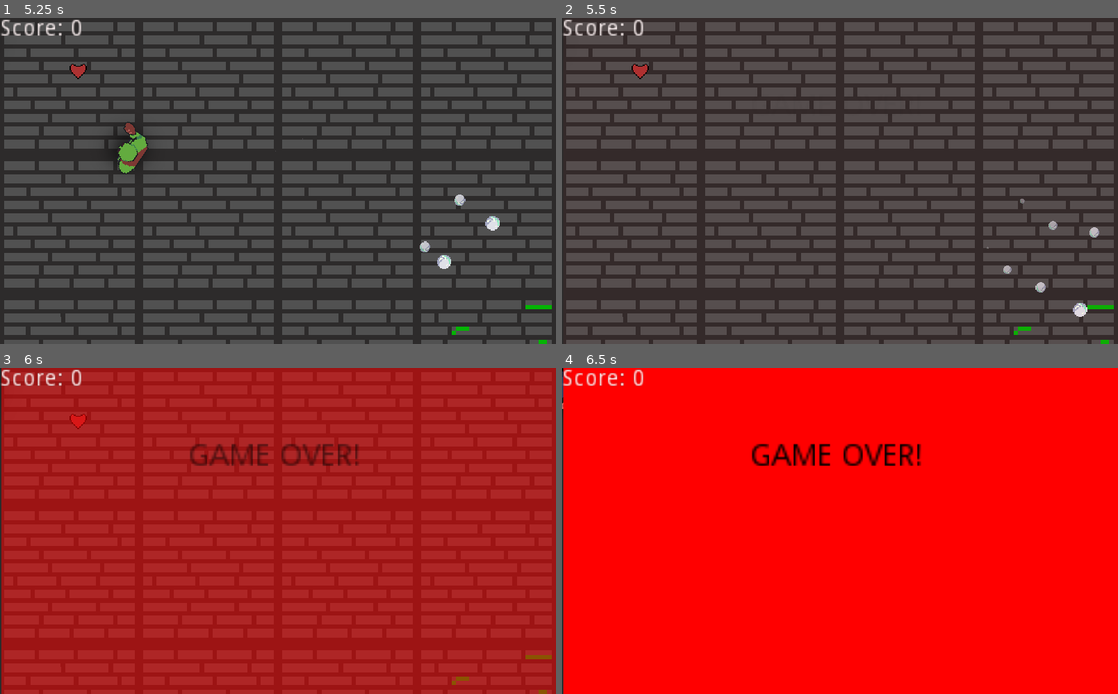
Above: before the commit, frames 1-4 (two rows, left to right).
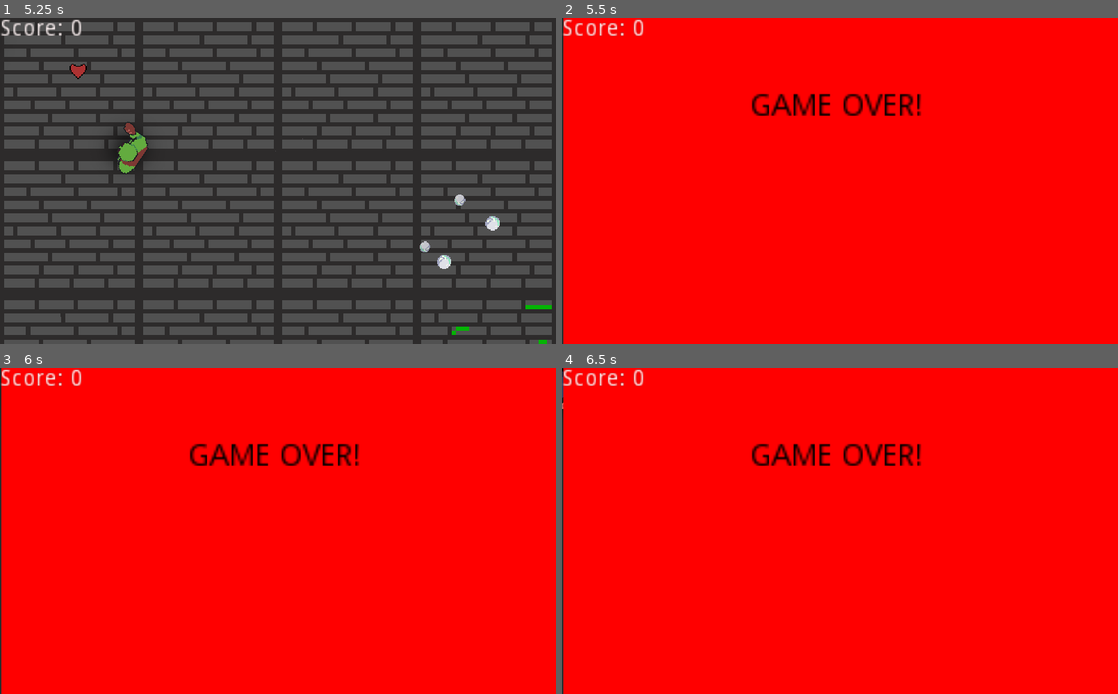
Above: after the commit, the same moments.

Repository: SuperBrainBro/SecondThoughts
Game: Godot game, scene res://Main/Main.tscn
The game is run twice, just before and just after one commit, with the same random seed, the same clock (stepped at 60 frames per second) and the same inputs. The engine's default icon, where the game draws it, is replaced by a stand-in: a white triangle on a blue panel in a dark square.
Inputs (mouse positions are in pixels of both pictures, inside the frame that each line leads up to):
- Up to frame 1 (5.25 s): move the mouse to (250, 246) at 0.52 s; hold W (move_up) 0.53-2.03 s; click (250, 246) at 0.6 s; move the mouse to (444, 229) at 1.27 s; tap Tab (change_player) at 1.35, 2.85, 4.35 s; tap Enter at 2 s; move the mouse to (111, 132) at 2.02 s; hold A (move_left) 2.03-3.53 s; click (111, 132) at 2.1 s; tap Space at 2.75 s; move the mouse to (305, 181) at 2.77 s; move the mouse to (194, 99) at 3.52 s; hold S (move_down) 3.53-4.28 s; click (194, 99) at 3.6 s; move the mouse to (400, 164) at 4.27 s; hold D (move_right) 4.28-5.03 s; move the mouse to (166, 197) at 5.02 s; hold W (move_up) from 5.03 s (still down); click (166, 197) at 5.1 s
- Up to frame 2 (5.5 s): keep holding W (move_up)
- Up to frame 3 (6 s): move the mouse to (333, 459) at 5.77 s; release W (move_up) at 5.78 s; hold D (move_right) from 5.78 s (still down); tap Tab (change_player) at 5.85 s
- Up to frame 4 (6.5 s): keep holding D (move_right)

Frame 1 is identical in both runs. In frame 2, 100% of the frame differs, in the area x 0-100%, y 0-100%; in frame 3, 99%; in frame 4, nothing differs.
Error in both runs: Trying to assign value of type 'Node2D' to a variable of type 'Camera2D'. (res://Main/Main.gd:9)

Commit message:
Removed Game Over Animation
wont work with new code

Diff:
--- a/WGJ136/Enemy/Enemy.gd
+++ b/WGJ136/Enemy/Enemy.gd
@@ -10,6 +10,7 @@
 export var max_health: float = 100
 
 export var health: float = max_health
+export var damage: float = 1 #damage per frame
 onready var spr: Sprite = $Sprite
 
 var target_player: Player
--- a/WGJ136/Main/Main.tscn
+++ b/WGJ136/Main/Main.tscn
@@ -213,7 +213,7 @@
 }
 
 [node name="GameOverScreen" type="ColorRect" parent="CanvasLayer/Control"]
-modulate = Color( 1, 1, 1, 0 )
+visible = false
 margin_left = 1.58667
 margin_right = 1029.59
 margin_bottom = 600.0
--- a/WGJ136/Player/Player.gd
+++ b/WGJ136/Player/Player.gd
@@ -25,7 +25,7 @@
 		is_active = false
 		emit_signal("died")
 		($"../../../ScoreTimer" as Timer).stop()
-		$"../../../AnimationPlayer".play("GameOver")
+		$"../../../CanvasLayer/Control/GameOverScreen".show()
 	if Input.is_action_just_pressed("attack") and is_active:
 		var fireball = FIREBALL_SCENE.instance()
 		fireball.direction = position.direction_to(get_global_mouse_position())
